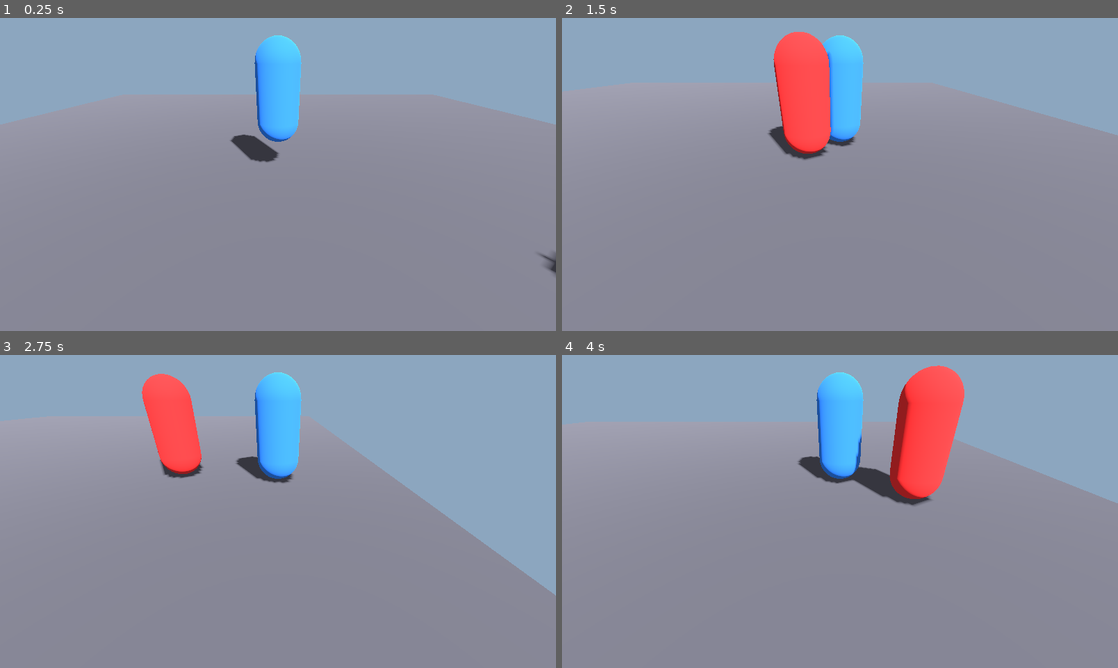
Above: before the commit, frames 1-4 (two rows, left to right).
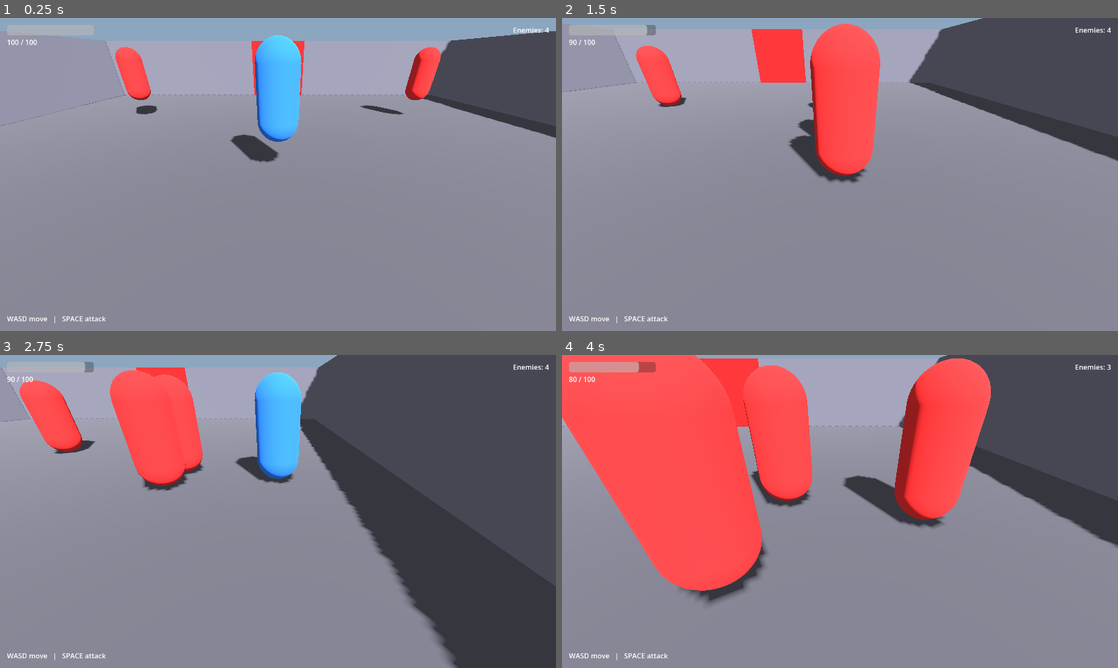
Above: after the commit, the same moments.

Repository: jacob-studer/rogueliteprototype
Game: Godot game, scene res://scenes/Main.tscn
Two runs of this game, one before a commit and one after it. Both use one fixed random seed, a clock stepped at 60 frames per second and the inputs below.
Inputs:
- Up to frame 1 (0.25 s): no input
- Up to frame 2 (1.5 s): hold D (move_right) 0.53-1.28 s; tap Space (attack, bound only after the commit) at 0.6, 1.35 s; hold S (move_backward) from 1.28 s (still down)
- Up to frame 3 (2.75 s): release S (move_backward) at 2.03 s; hold D (move_right) from 2.03 s (still down); tap Space (attack, bound only after the commit) at 2.1 s
- Up to frame 4 (4 s): release D (move_right) at 2.78 s; hold W (move_forward) 2.78-3.53 s; tap Space (attack, bound only after the commit) at 2.85, 3.6 s; hold A (move_left) from 3.53 s (still down)

The runs differ from the first frame. In frame 1, 16% of the frame differs, in the area x 0-100%, y 2-98%; in frame 2, 25%; in frame 3, 44%; in frame 4, 48%, in the area x 0-100%, y 0-98%.

Commit message:
Add combat loop, UI, walled room, and post-clear reward pickups.
Player can attack and take damage, enemies fight back and die, clearing the room unlocks the exit and spawns health/damage/speed upgrades.

Diff:
--- a/project.godot
+++ b/project.godot
@@ -46,3 +46,13 @@
 "events": [Object(InputEventKey,"resource_local_to_scene":false,"resource_name":"","device":-1,"window_id":0,"alt_press …(192 unchanged characters)…
 ]
 }
+attack={
+"deadzone": 0.5,
+"events": [Object(InputEventKey,"resource_local_to_scene":false,"resource_name":"","device":-1,"window_id":0,"alt_pressed":false,"shift_pressed":false,"ctrl_pressed":false,"meta_pressed":false,"pressed":false,"keycode":0,"physical_keycode":32,"key_label":0,"unicode":32,"location":0,"echo":false,"script":null)
+]
+}
+restart={
+"deadzone": 0.5,
+"events": [Object(InputEventKey,"resource_local_to_scene":false,"resource_name":"","device":-1,"window_id":0,"alt_pressed":false,"shift_pressed":false,"ctrl_pressed":false,"meta_pressed":false,"pressed":false,"keycode":0,"physical_keycode":82,"key_label":0,"unicode":114,"location":0,"echo":false,"script":null)
+]
+}
--- a/scenes/Enemy.tscn
+++ b/scenes/Enemy.tscn
@@ -13,7 +13,7 @@
 [sub_resource type="StandardMaterial3D" id="StandardMaterial3D_enemy"]
 albedo_color = Color(0.9, 0.2, 0.2, 1)
 
-[node name="Enemy" type="CharacterBody3D"]
+[node name="Enemy" type="CharacterBody3D" groups=["enemy"]]
 script = ExtResource("1_script")
 
 [node name="CollisionShape3D" type="CollisionShape3D" parent="."]
--- a/scenes/Main.tscn
+++ b/scenes/Main.tscn
@@ -1,7 +1,9 @@
-[gd_scene load_steps=7 format=3 uid="uid://bmain001"]
+[gd_scene load_steps=19 format=3 uid="uid://bmain001"]
 
-[ext_resource type="PackedScene" uid="uid://bplayer001" path="res://scenes/Player.tscn" id="1_player"]
-[ext_resource type="PackedScene" uid="uid://benemy001" path="res://scenes/Enemy.tscn" id="2_enemy"]
+[ext_resource type="Script" path="res://scripts/room_manager.gd" id="1_room_manager"]
+[ext_resource type="PackedScene" uid="uid://bplayer001" path="res://scenes/Player.tscn" id="2_player"]
+[ext_resource type="PackedScene" uid="uid://benemy001" path="res://scenes/Enemy.tscn" id="3_enemy"]
+[ext_resource type="PackedScene" uid="uid://buiscn001" path="res://scenes/UI.tscn" id="4_ui"]
 
 [sub_resource type="BoxMesh" id="BoxMesh_floor"]
 size = Vector3(20, 0.2, 20)
@@ -19,7 +21,38 @@
 ambient_light_color = Color(0.8, 0.8, 0.85, 1)
 ambient_light_energy = 0.6
 
+[sub_resource type="BoxMesh" id="BoxMesh_wall_full"]
+size = Vector3(20.5, 3, 0.5)
+
+[sub_resource type="BoxShape3D" id="BoxShape3D_wall_full"]
+size = Vector3(20.5, 3, 0.5)
+
+[sub_resource type="BoxMesh" id="BoxMesh_wall_gap"]
+size = Vector3(8.5, 3, 0.5)
+
+[sub_resource type="BoxShape3D" id="BoxShape3D_wall_gap"]
+size = Vector3(8.5, 3, 0.5)
+
+[sub_resource type="BoxMesh" id="BoxMesh_wall_side"]
+size = Vector3(0.5, 3, 20.5)
+
+[sub_resource type="BoxShape3D" id="BoxShape3D_wall_side"]
+size = Vector3(0.5, 3, 20.5)
+
+[sub_resource type="StandardMaterial3D" id="StandardMaterial3D_wall"]
+albedo_color = Color(0.45, 0.45, 0.5, 1)
+
+[sub_resource type="BoxMesh" id="BoxMesh_door"]
+size = Vector3(3, 3, 0.5)
+
+[sub_resource type="BoxShape3D" id="BoxShape3D_door"]
+size = Vector3(3, 3, 0.5)
+
+[sub_resource type="StandardMaterial3D" id="StandardMaterial3D_door"]
+albedo_color = Color(0.8, 0.15, 0.15, 1)
+
 [node name="Main" type="Node3D"]
+script = ExtResource("1_room_manager")
 
 [node name="WorldEnvironment" type="WorldEnvironment" parent="."]
 environment = SubResource("Environment_main")
@@ -37,8 +70,81 @@
 [node name="CollisionShape3D" type="CollisionShape3D" parent="Floor"]
 shape = SubResource("BoxShape3D_floor")
 
-[node name="Player" parent="." instance=ExtResource("1_player")]
+[node name="WallNorthLeft" type="StaticBody3D" parent="."]
+transform = Transform3D(1, 0, 0, 0, 1, 0, 0, 0, 1, -5.75, 1.5, -10)
+
+[node name="MeshInstance3D" type="MeshInstance3D" parent="WallNorthLeft"]
+mesh = SubResource("BoxMesh_wall_gap")
+surface_material_override/0 = SubResource("StandardMaterial3D_wall")
+
+[node name="CollisionShape3D" type="CollisionShape3D" parent="WallNorthLeft"]
+shape = SubResource("BoxShape3D_wall_gap")
+
+[node name="WallNorthRight" type="StaticBody3D" parent="."]
+transform = Transform3D(1, 0, 0, 0, 1, 0, 0, 0, 1, 5.75, 1.5, -10)
+
+[node name="MeshInstance3D" type="MeshInstance3D" parent="WallNorthRight"]
+mesh = SubResource("BoxMesh_wall_gap")
+surface_material_override/0 = SubResource("StandardMaterial3D_wall")
+
+[node name="CollisionShape3D" type="CollisionShape3D" parent="WallNorthRight"]
+shape = SubResource("BoxShape3D_wall_gap")
+
+[node name="WallSouth" type="StaticBody3D" parent="."]
+transform = Transform3D(1, 0, 0, 0, 1, 0, 0, 0, 1, 0, 1.5, 10)
+
+[node name="MeshInstance3D" type="MeshInstance3D" parent="WallSouth"]
+mesh = SubResource("BoxMesh_wall_full")
+surface_material_override/0 = SubResource("StandardMaterial3D_wall")
+
+[node name="CollisionShape3D" type="CollisionShape3D" parent="WallSouth"]
+shape = SubResource("BoxShape3D_wall_full")
+
+[node name="WallEast" type="StaticBody3D" parent="."]
+transform = Transform3D(1, 0, 0, 0, 1, 0, 0, 0, 1, 10, 1.5, 0)
+
+[node name="MeshInstance3D" type="MeshInstance3D" parent="WallEast"]
+mesh = SubResource("BoxMesh_wall_side")
+surface_material_override/0 = SubResource("StandardMaterial3D_wall")
+
+[node name="CollisionShape3D" type="CollisionShape3D" parent="WallEast"]
+shape = SubResource("BoxShape3D_wall_side")
+
+[node name="WallWest" type="StaticBody3D" parent="."]
+transform = Transform3D(1, 0, 0, 0, 1, 0, 0, 0, 1, -10, 1.5, 0)
+
+[node name="MeshInstance3D" type="MeshInstance3D" parent="WallWest"]
+mesh = SubResource("BoxMesh_wall_side")
+surface_material_override/0 = SubResource("StandardMaterial3D_wall")
+
+[node name="CollisionShape3D" type="CollisionShape3D" parent="WallWest"]
+shape = SubResource("BoxShape3D_wall_side")
+
+[node name="Door" type="StaticBody3D" parent="."]
+transform = Transform3D(1, 0, 0, 0, 1, 0, 0, 0, 1, 0, 1.5, -10)
+
+[node name="MeshInstance3D" type="MeshInstance3D" parent="Door"]
+mesh = SubResource("BoxMesh_door")
+surface_material_override/0 = SubResource("StandardMaterial3D_door")
+
+[node name="CollisionShape3D" type="CollisionShape3D" parent="Door"]
+shape = SubResource("BoxShape3D_door")
+
+[node name="Player" parent="." instance=ExtResource("2_player")]
 transform = Transform3D(1, 0, 0, 0, 1, 0, 0, 0, 1, 0, 1, 0)
 
-[node name="Enemy" parent="." instance=ExtResource("2_enemy")]
-transform = Transform3D(1, 0, 0, 0, 1, 0, 0, 0, 1, 5, 1, 5)
+[node name="Enemies" type="Node3D" parent="."]
+
+[node name="Enemy1" parent="Enemies" instance=ExtResource("3_enemy")]
+transform = Transform3D(1, 0, 0, 0, 1, 0, 0, 0, 1, -6, 1, -5)
+
+[node name="Enemy2" parent="Enemies" instance=ExtResource("3_enemy")]
+transform = Transform3D(1, 0, 0, 0, 1, 0, 0, 0, 1, 6, 1, -5)
+
+[node name="Enemy3" parent="Enemies" instance=ExtResource("3_enemy")]
+transform = Transform3D(1, 0, 0, 0, 1, 0, 0, 0, 1, -6, 1, 6)
+
+[node name="Enemy4" parent="Enemies" instance=ExtResource("3_enemy")]
+transform = Transform3D(1, 0, 0, 0, 1, 0, 0, 0, 1, 6, 1, 6)
+
+[node name="UI" parent="." instance=ExtResource("4_ui")]
--- a/scenes/Player.tscn
+++ b/scenes/Player.tscn
@@ -12,6 +12,9 @@
 
 [sub_resource type="StandardMaterial3D" id="StandardMaterial3D_player"]
 albedo_color = Color(0.2, 0.5, 0.9, 1)
+
+[sub_resource type="SphereShape3D" id="SphereShape3D_attack"]
+radius = 1.6
 
 [node name="Player" type="CharacterBody3D" groups=["player"]]
 script = ExtResource("1_script")
@@ -31,3 +34,9 @@
 [node name="Camera3D" type="Camera3D" parent="CameraPivot"]
 transform = Transform3D(1, 0, 0, 0, 0.866025, 0.5, 0, -0.5, 0.866025, 0, 0, 4)
 current = true
+
+[node name="AttackArea" type="Area3D" parent="."]
+
+[node name="CollisionShape3D" type="CollisionShape3D" parent="AttackArea"]
+transform = Transform3D(1, 0, 0, 0, 1, 0, 0, 0, 1, 0, 0.9, 0)
+shape = SubResource("SphereShape3D_attack")
--- /dev/null
+++ b/scenes/RewardPickup.tscn
@@ -0,0 +1,19 @@
+[gd_scene format=3 uid="uid://breward001"]
+
+[ext_resource type="Script" path="res://scripts/reward_pickup.gd" id="1_script"]
+
+[sub_resource type="SphereShape3D" id="SphereShape3D_reward"]
+radius = 0.5
+
+[sub_resource type="SphereMesh" id="SphereMesh_reward"]
+radius = 0.5
+height = 1.0
+
+[node name="RewardPickup" type="Area3D"]
+script = ExtResource("1_script")
+
+[node name="CollisionShape3D" type="CollisionShape3D" parent="."]
+shape = SubResource("SphereShape3D_reward")
+
+[node name="MeshInstance3D" type="MeshInstance3D" parent="."]
+mesh = SubResource("SphereMesh_reward")
--- /dev/null
+++ b/scenes/UI.tscn
@@ -0,0 +1,67 @@
+[gd_scene format=3 uid="uid://buiscn001"]
+
+[ext_resource type="Script" path="res://scripts/ui.gd" id="1_script"]
+
+[node name="UI" type="CanvasLayer"]
+script = ExtResource("1_script")
+
+[node name="HealthBar" type="ProgressBar" parent="."]
+offset_left = 16.0
+offset_top = 16.0
+offset_right = 216.0
+offset_bottom = 40.0
+max_value = 100.0
+value = 100.0
+show_percentage = false
+
+[node name="HealthLabel" type="Label" parent="."]
+offset_left = 16.0
+offset_top = 44.0
+offset_right = 216.0
+offset_bottom = 64.0
+text = "100 / 100"
+
+[node name="EnemyCountLabel" type="Label" parent="."]
+anchor_left = 1.0
+anchor_right = 1.0
+offset_left = -160.0
+offset_top = 16.0
+offset_right = -16.0
+offset_bottom = 40.0
+horizontal_alignment = 2
+text = "Enemies: 0"
+
+[node name="InstructionsLabel" type="Label" parent="."]
+anchor_top = 1.0
+anchor_bottom = 1.0
+offset_left = 16.0
+offset_top = -40.0
+offset_right = 500.0
+offset_bottom = -16.0
+text = "WASD move   |   SPACE attack"
+
+[node name="RoomClearedLabel" type="Label" parent="."]
+visible = false
+anchor_left = 0.5
+anchor_right = 0.5
+anchor_top = 0.5
+anchor_bottom = 0.5
+offset_left = -260.0
+offset_top = -60.0
+offset_right = 260.0
+offset_bottom = -20.0
+horizontal_alignment = 1
+text = "Room Cleared! Walk into a pickup to choose an upgrade."
+
+[node name="DeathLabel" type="Label" parent="."]
+visible = false
+anchor_left = 0.5
+anchor_right = 0.5
+anchor_top = 0.5
+anchor_bottom = 0.5
+offset_left = -160.0
+offset_top = -20.0
+offset_right = 160.0
+offset_bottom = 20.0
+horizontal_alignment = 1
+text = "You Died — Press R to Restart"
--- a/scripts/enemy.gd
+++ b/scripts/enemy.gd
@@ -1,28 +1,76 @@
 extends CharacterBody3D
 
 const SPEED := 3.0
+const ATTACK_RANGE := 1.4
+const ATTACK_COOLDOWN := 1.2
+
+@export var max_health: float = 50.0
+@export var attack_damage: float = 10.0
+
+var current_health: float
+var attack_cooldown_timer := 0.0
+var is_dying := false
 
 var player: Node3D
 
+signal died
+
+@onready var mesh_instance: MeshInstance3D = $MeshInstance3D
+@onready var collision_shape: CollisionShape3D = $CollisionShape3D
+
 
 func _ready() -> void:
+	current_health = max_health
 	# Find the player by group instead of a hardcoded path, so this
 	# enemy scene can be placed anywhere without breaking.
 	player = get_tree().get_first_node_in_group("player")
 
 
 func _physics_process(delta: float) -> void:
+	if is_dying:
+		return
+
 	if not is_on_floor():
 		velocity += get_gravity() * delta
 
+	if attack_cooldown_timer > 0.0:
+		attack_cooldown_timer -= delta
+
 	if player:
-		var direction := player.global_position - global_position
-		direction.y = 0.0
-		direction = direction.normalized()
-		velocity.x = direction.x * SPEED
-		velocity.z = direction.z * SPEED
+		var to_player := player.global_position - global_position
+		to_player.y = 0.0
+		var distance := to_player.length()
+		var direction := to_player.normalized()
+
+		if distance > ATTACK_RANGE:
+			velocity.x = direction.x * SPEED
+			velocity.z = direction.z * SPEED
+		else:
+			velocity.x = 0.0
+			velocity.z = 0.0
+			if attack_cooldown_timer <= 0.0 and player.has_method("take_damage"):
+				player.take_damage(attack_damage)
+				attack_cooldown_timer = ATTACK_COOLDOWN
 	else:
 		velocity.x = 0.0
 		velocity.z = 0.0
 
 	move_and_slide()
+
+
+func take_damage(amount: float) -> void:
+	if is_dying:
+		return
+	current_health -= amount
+	if current_health <= 0.0:
+		_die()
+
+
+func _die() -> void:
+	is_dying = true
+	collision_shape.disabled = true
+	died.emit()
+
+	var tween := create_tween()
+	tween.tween_property(mesh_instance, "scale", Vector3.ZERO, 0.25)
+	tween.tween_callback(queue_free)
--- a/scripts/player.gd
+++ b/scripts/player.gd
@@ -1,29 +1,113 @@
 extends CharacterBody3D
 
-const SPEED := 5.0
+const BASE_SPEED := 5.0
+const ATTACK_COOLDOWN := 0.5
+const INVULN_DURATION := 1.0
+
+@export var max_health: float = 100.0
+@export var attack_damage: float = 25.0
+
+var speed := BASE_SPEED
+var current_health: float
+var is_dead := false
+
+var attack_cooldown_timer := 0.0
+var invuln_timer := 0.0
+
+signal health_changed(current: float, max_value: float)
+signal died
 
 @onready var camera_pivot: Node3D = $CameraPivot
+@onready var mesh_instance: MeshInstance3D = $MeshInstance3D
+@onready var attack_area: Area3D = $AttackArea
+
+
+func _ready() -> void:
+	current_health = max_health
+	health_changed.emit(current_health, max_health)
 
 
 func _physics_process(delta: float) -> void:
-	# Apply gravity so the player stays on the floor.
+	if attack_cooldown_timer > 0.0:
+		attack_cooldown_timer -= delta
+
+	_update_invulnerability(delta)
+
+	if is_dead:
+		# Let the player settle to the floor but ignore input while dead.
+		velocity.x = 0.0
+		velocity.z = 0.0
+		if not is_on_floor():
+			velocity += get_gravity() * delta
+		move_and_slide()
+		return
+
 	if not is_on_floor():
 		velocity += get_gravity() * delta
 
-	# Read WASD input (defined in Project Settings -> Input Map).
 	var input_dir := Input.get_vector("move_left", "move_right", "move_forward", "move_backward")
 
-	# Move relative to where the camera is facing.
 	var cam_basis := camera_pivot.global_transform.basis
 	var direction := (cam_basis * Vector3(input_dir.x, 0.0, input_dir.y)).normalized()
 	direction.y = 0.0
 	direction = direction.normalized()
 
 	if direction:
-		velocity.x = direction.x * SPEED
-		velocity.z = direction.z * SPEED
+		velocity.x = direction.x * speed
+		velocity.z = direction.z * speed
 	else:
-		velocity.x = move_toward(velocity.x, 0.0, SPEED)
-		velocity.z = move_toward(velocity.z, 0.0, SPEED)
+		velocity.x = move_toward(velocity.x, 0.0, speed)
+		velocity.z = move_toward(velocity.z, 0.0, speed)
 
 	move_and_slide()
+
+	if Input.is_action_just_pressed("attack"):
+		try_attack()
+
+
+func _update_invulnerability(delta: float) -> void:
+	if invuln_timer > 0.0:
+		invuln_timer -= delta
+		# Flicker the mesh while invulnerable so the hit is readable.
+		mesh_instance.visible = int(invuln_timer * 10.0) % 2 == 0
+	else:
+		mesh_instance.visible = true
+
+
+func try_attack() -> void:
+	if is_dead or attack_cooldown_timer > 0.0:
+		return
+	attack_cooldown_timer = ATTACK_COOLDOWN
+	for body in attack_area.get_overlapping_bodies():
+		if body.is_in_group("enemy") and body.has_method("take_damage"):
+			body.take_damage(attack_damage)
+
+
+func take_damage(amount: float) -> void:
+	if is_dead or invuln_timer > 0.0:
+		return
+	current_health = max(current_health - amount, 0.0)
+	health_changed.emit(current_health, max_health)
+	if current_health <= 0.0:
+		_die()
+	else:
+		invuln_timer = INVULN_DURATION
+
+
+func _die() -> void:
+	is_dead = true
+	died.emit()
+
+
+func increase_max_health(amount: float) -> void:
+	max_health += amount
+	current_health = min(current_health + amount, max_health)
+	health_changed.emit(current_health, max_health)
+
+
+func increase_attack_damage(amount: float) -> void:
+	attack_damage += amount
+
+
+func increase_speed(amount: float) -> void:
+	speed += amount
--- /dev/null
+++ b/scripts/reward_pickup.gd
@@ -0,0 +1,28 @@
+extends Area3D
+
+signal collected(reward_type: String)
+
+@export var reward_type: String = "health"
+
+@onready var mesh_instance: MeshInstance3D = $MeshInstance3D
+
+
+func _ready() -> void:
+	add_to_group("reward_pickup")
+	body_entered.connect(_on_body_entered)
+
+	var material := StandardMaterial3D.new()
+	match reward_type:
+		"health":
+			material.albedo_color = Color(0.2, 0.9, 0.3)
+		"damage":
+			material.albedo_color = Color(0.9, 0.3, 0.2)
+		"speed":
+			material.albedo_color = Color(0.3, 0.5, 0.9)
+	mesh_instance.set_surface_override_material(0, material)
+
+
+func _on_body_entered(body: Node3D) -> void:
+	if body.is_in_group("player"):
+		collected.emit(reward_type)
+		queue_free()
--- /dev/null
+++ b/scripts/room_manager.gd
@@ -0,0 +1,81 @@
+extends Node3D
+
+const RewardPickupScene := preload("res://scenes/RewardPickup.tscn")
+
+const REWARD_SPAWN_POINTS := [
+	Vector3(-2, 1, 3),
+	Vector3(0, 1, 3),
+	Vector3(2, 1, 3),
+]
+const REWARD_TYPES := ["health", "damage", "speed"]
+
+var enemies_alive := 0
+
+@onready var player: CharacterBody3D = $Player
+@onready var door_mesh: MeshInstance3D = $Door/MeshInstance3D
+@onready var door_collision: CollisionShape3D = $Door/CollisionShape3D
+@onready var enemies_root: Node3D = $Enemies
+@onready var ui: CanvasLayer = $UI
+
+
+func _ready() -> void:
+	player.health_changed.connect(_on_player_health_changed)
+	player.died.connect(_on_player_died)
+	ui.set_health(player.current_health, player.max_health)
+
+	var enemies := enemies_root.get_children()
+	enemies_alive = enemies.size()
+	ui.set_enemy_count(enemies_alive)
+	for enemy in enemies:
+		enemy.died.connect(_on_enemy_died)
+
+
+func _process(_delta: float) -> void:
+	if player.is_dead and Input.is_action_just_pressed("restart"):
+		get_tree().reload_current_scene()
+
+
+func _on_player_health_changed(current: float, max_value: float) -> void:
+	ui.set_health(current, max_value)
+
+
+func _on_player_died() -> void:
+	ui.show_death_screen()
+
+
+func _on_enemy_died() -> void:
+	enemies_alive = max(enemies_alive - 1, 0)
+	ui.set_enemy_count(enemies_alive)
+	if enemies_alive == 0:
+		_unlock_exit()
+
+
+func _unlock_exit() -> void:
+	door_mesh.visible = false
+	door_collision.disabled = true
+	ui.show_room_cleared()
+	_spawn_rewards()
+
+
+func _spawn_rewards() -> void:
+	for i in REWARD_SPAWN_POINTS.size():
+		var reward := RewardPickupScene.instantiate()
+		reward.reward_type = REWARD_TYPES[i]
+		add_child(reward)
+		reward.position = REWARD_SPAWN_POINTS[i]
+		reward.collected.connect(_on_reward_collected)
+
+
+func _on_reward_collected(reward_type: String) -> void:
+	match reward_type:
+		"health":
+			player.increase_max_health(25.0)
+		"damage":
+			player.increase_attack_damage(10.0)
+		"speed":
+			player.increase_speed(1.5)
+
+	ui.hide_room_cleared()
+	for child in get_children():
+		if child.is_in_group("reward_pickup"):
+			child.queue_free()
--- /dev/null
+++ b/scripts/ui.gd
@@ -0,0 +1,29 @@
+extends CanvasLayer
+
+@onready var health_bar: ProgressBar = $HealthBar
+@onready var health_label: Label = $HealthLabel
+@onready var enemy_count_label: Label = $EnemyCountLabel
+@onready var room_cleared_label: Label = $RoomClearedLabel
+@onready var death_label: Label = $DeathLabel
+
+
+func set_health(current: float, max_value: float) -> void:
+	health_bar.max_value = max_value
+	health_bar.value = current
+	health_label.text = "%d / %d" % [int(current), int(max_value)]
+
+
+func set_enemy_count(count: int) -> void:
+	enemy_count_label.text = "Enemies: %d" % count
+
+
+func show_room_cleared() -> void:
+	room_cleared_label.visible = true
+
+
+func hide_room_cleared() -> void:
+	room_cleared_label.visible = false
+
+
+func show_death_screen() -> void:
+	death_label.visible = true
Not shown: 1 places in scenes/Player.tscn that only renumber resources
Not shown, added: scripts/reward_pickup.gd.uid
Not shown, added: scripts/room_manager.gd.uid
Not shown, added: scripts/ui.gd.uid
